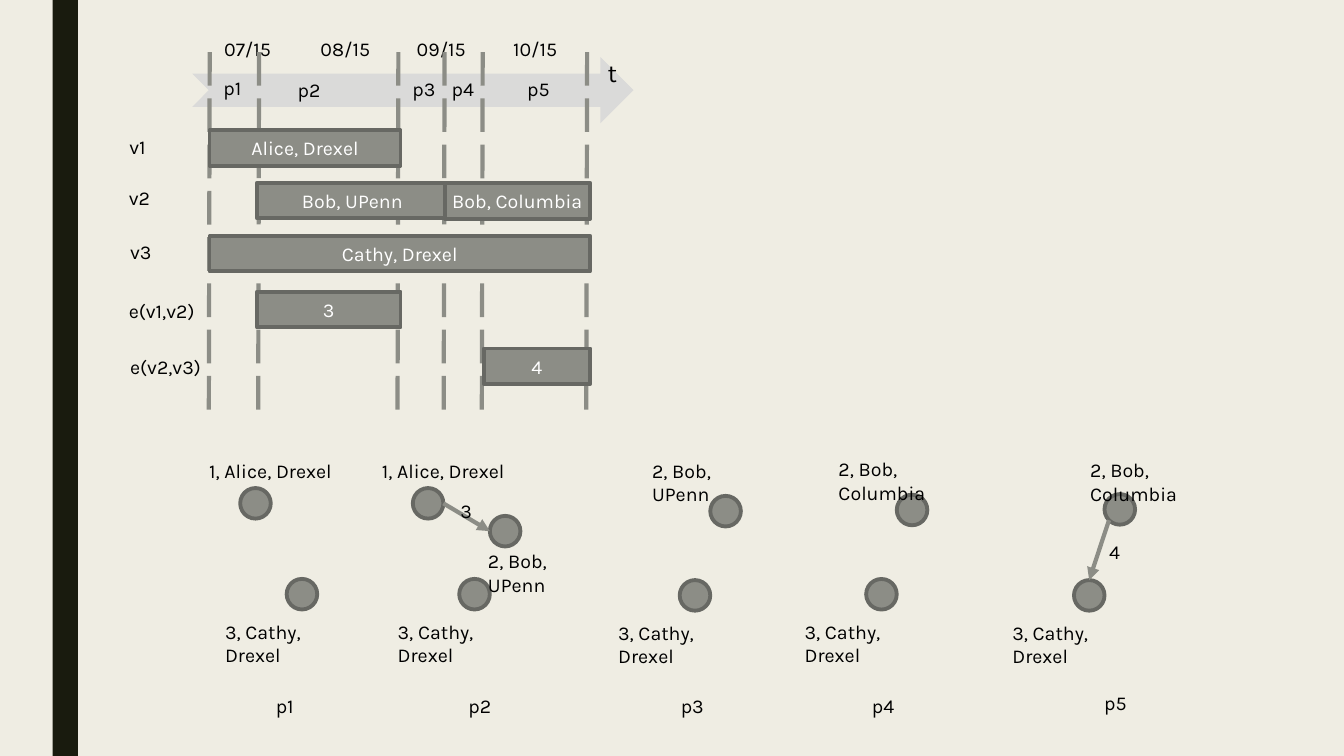
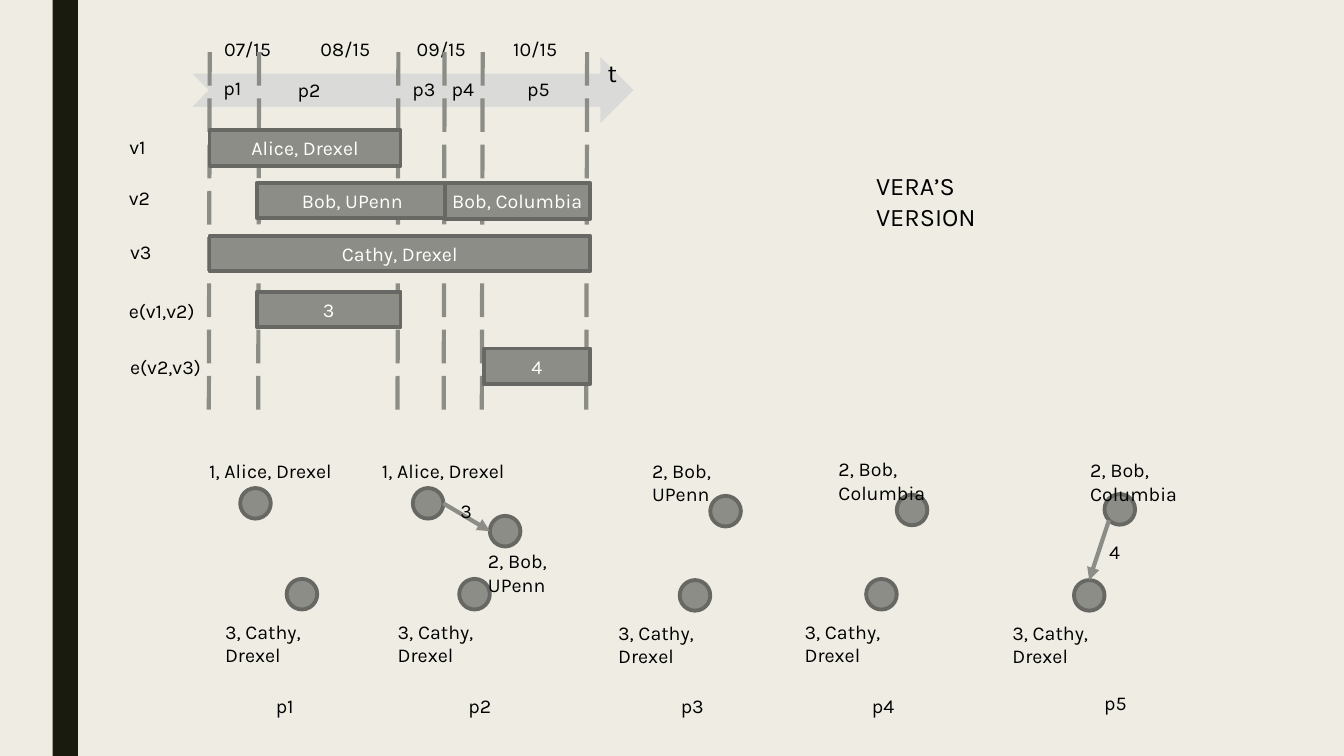
Before and after one commit to PortalDB/portal, a slide deck: slide 3 of paper/pvldb2016/figs/model.pptx. Drawn at 1344x756 pixels with LibreOffice and Linux fonts; fonts in the diff are those of the drawing. Boxes give left, top, right and bottom in pixels: in the first picture for what was removed or moved away, otherwise in the second. Text is boxed around its words. In the diff, an @@ line names an element or a change of style, - is before the commit and + after.

```diff
--- a/paper/pvldb2016/figs/model.pptx
+++ b/paper/pvldb2016/figs/model.pptx
@@ text added at [876, 179, 975, 227], 18 pt, text #000000 @@
+VERA’S VERSION
```
Also in this commit, not shown: 3 slides added, 5 other files.
